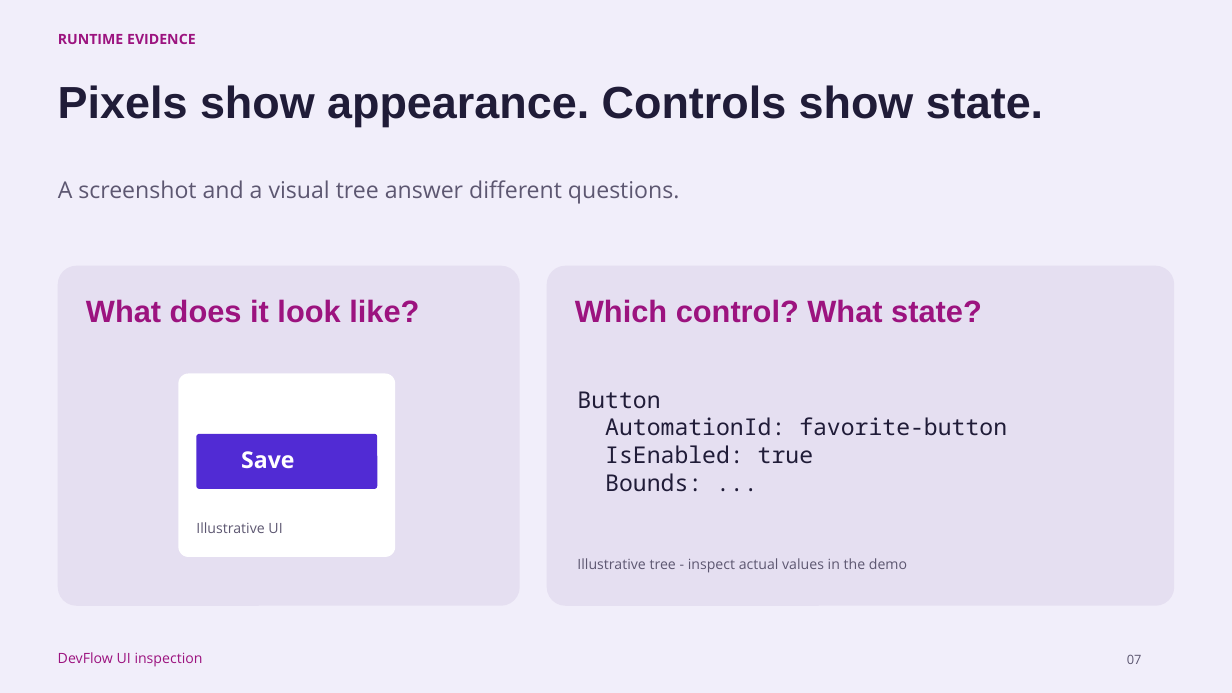
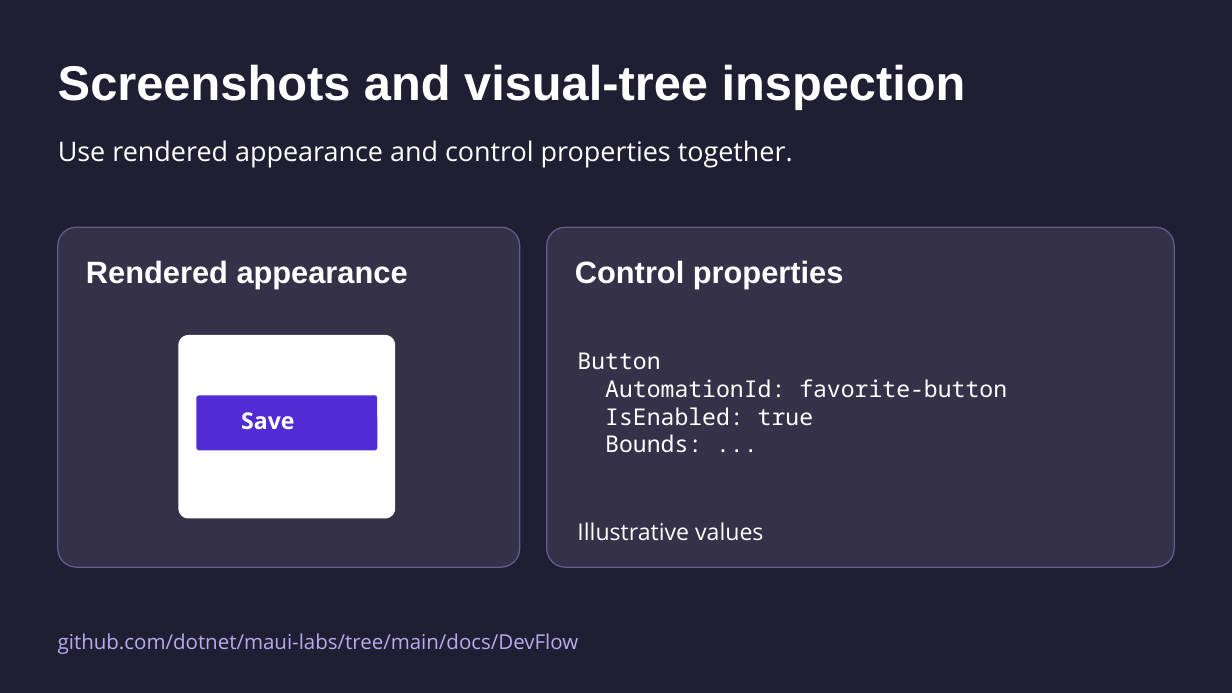
Before and after one commit to mattleibow/dotnetconf2026, a slide deck: slide 7 of slides.pptx. Drawn at 1232x693 pixels with LibreOffice and Linux fonts; fonts in the diff are those of the drawing. Boxes give left, top, right and bottom in pixels: in the first picture for what was removed or moved away, otherwise in the second. Text is boxed around its words. In the diff, an @@ line names an element or a change of style, - is before the commit and + after.

```diff
--- a/slides.pptx
+++ b/slides.pptx
@@ background #F1EEFA to #1F1E32 @@
@@ text removed at (58, 34, 196, 44) @@
-RUNTIME EVIDENCE
@@ text at (58, 64, 966, 109): text changed; size 35 to 38 pt; text colour #201C38 to #FFFFFF @@
-Pixels show appearance. Controls show state.
+Screenshots and visual-tree inspection
@@ text at (58, 140, 793, 168): text changed; size 18 to 21 pt; text colour #5D5771 to #FFFFFF @@
-A screenshot and a visual tree answer different questions.
+Use rendered appearance and control properties together.
@@ rounded rectangle at (57, 227, 519, 567): fill #E5DFF1 to #343148; outline none to #665A91 1 pt @@
@@ 3 rounded rectangles, 2 texts: place and size @@
-3 rounded rectangles, 2 texts at (57, 266, 1175, 606)
+3 rounded rectangles, 2 texts at (57, 227, 1175, 567)
@@ rounded rectangle at (547, 227, 1175, 567): fill #E5DFF1 to #343148; outline none to #665A91 1 pt @@
@@ text at (86, 260, 408, 289): text changed; text colour #9C137F to #FFFFFF @@
-What does it look like?
+Rendered appearance
@@ text at (575, 260, 844, 289): text changed; text colour #9C137F to #FFFFFF @@
-Which control? What state?
+Control properties
@@ text "Button" at (577, 352, 1007, 453): text colour #201C38 to #FFFFFF @@
@@ rounded rectangle: place and size @@
-rounded rectangle at (196, 433, 377, 489)
+rounded rectangle at (196, 396, 377, 451)
@@ text removed at (196, 522, 282, 533) @@
-Illustrative UI
@@ text at (577, 522, 763, 541): text changed; size 11 to 18 pt; text colour #5D5771 to #FFFFFF @@
-Illustrative tree - inspect actual values in the demo
+Illustrative values
@@ text removed at (58, 652, 203, 667) @@
-DevFlow UI inspection
@@ text added at (58, 633, 579, 654), 16 pt, text #B9AAEE @@
+github.com/dotnet/maui-labs/tree/main/docs/DevFlow
@@ text removed at (1127, 654, 1142, 664) @@
-07
```
Also in this commit, not shown: 26 other slides changed, 8 slides added, 6 slides removed.
